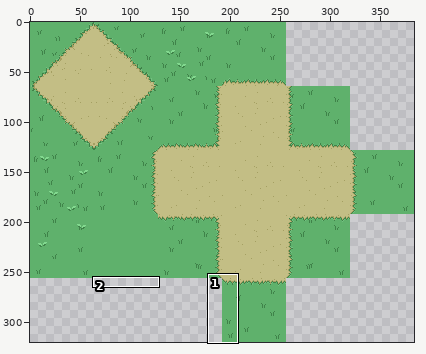
Sprite sheet, stored at XPLink2023project/Assets/Art/Sprites/Path/SpritesheetV2.png. The picture above shows the old version from afar; the outline marks the close-up.
Close-up. First the earlier version:
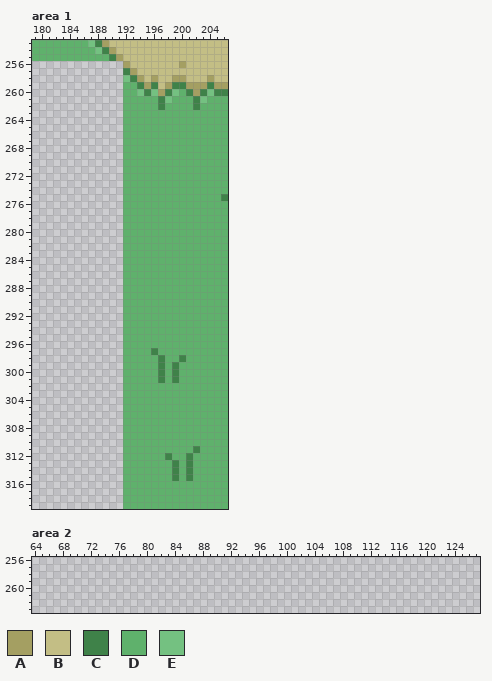
The file is 384x320 pixels. Shown: area 1: x 179..206, y 253..319; area 2: x 64..127, y 256..263. The commit also changed other parts of the picture, which this record leaves out.
Palette (. is transparent): A #a49f62  B #c3be85  C #3f8249  D #5fb16c  E #74c181
Pixels before, area 1, first column x 179:
253 DDDDDDDDECABBBBBBBBBBBBBBBBB
254 DDDDDDDDDECABBBBBBBBBBBBBBBB
255 DDDDDDDDDDDCABBBBBBBBBBBBBBB
256 .............ABBBBBBBABBBBBB
257 .............CABBBBBBBBBBBBB
258 .............ECABABBAABBBABB
259 .............DDCACBACCAAACAA
260 .............DDECEACEDCACECC
261 .............DDDDDCEDDDCEDDD
262 .............DDDDDCDDDDCDDDD
263 .............DDDDDDDDDDDDDDD
264 .............DDDDDDDDDDDDDDD
265 .............DDDDDDDDDDDDDDD
266 .............DDDDDDDDDDDDDDD
267 .............DDDDDDDDDDDDDDD
268 .............DDDDDDDDDDDDDDD
269 .............DDDDDDDDDDDDDDD
270 .............DDDDDDDDDDDDDDD
271 .............DDDDDDDDDDDDDDD
272 .............DDDDDDDDDDDDDDD
273 .............DDDDDDDDDDDDDDD
274 .............DDDDDDDDDDDDDDD
275 .............DDDDDDDDDDDDDDC
276 .............DDDDDDDDDDDDDDD
277 .............DDDDDDDDDDDDDDD
278 .............DDDDDDDDDDDDDDD
279 .............DDDDDDDDDDDDDDD
280 .............DDDDDDDDDDDDDDD
281 .............DDDDDDDDDDDDDDD
282 .............DDDDDDDDDDDDDDD
283 .............DDDDDDDDDDDDDDD
284 .............DDDDDDDDDDDDDDD
285 .............DDDDDDDDDDDDDDD
286 .............DDDDDDDDDDDDDDD
287 .............DDDDDDDDDDDDDDD
288 .............DDDDDDDDDDDDDDD
289 .............DDDDDDDDDDDDDDD
290 .............DDDDDDDDDDDDDDD
291 .............DDDDDDDDDDDDDDD
292 .............DDDDDDDDDDDDDDD
293 .............DDDDDDDDDDDDDDD
294 .............DDDDDDDDDDDDDDD
295 .............DDDDDDDDDDDDDDD
296 .............DDDDDDDDDDDDDDD
297 .............DDDDCDDDDDDDDDD
298 .............DDDDDCDDCDDDDDD
299 .............DDDDDCDCDDDDDDD
300 .............DDDDDCDCDDDDDDD
301 .............DDDDDCDCDDDDDDD
302 .............DDDDDDDDDDDDDDD
303 .............DDDDDDDDDDDDDDD
304 .............DDDDDDDDDDDDDDD
305 .............DDDDDDDDDDDDDDD
306 .............DDDDDDDDDDDDDDD
307 .............DDDDDDDDDDDDDDD
308 .............DDDDDDDDDDDDDDD
309 .............DDDDDDDDDDDDDDD
310 .............DDDDDDDDDDDDDDD
311 .............DDDDDDDDDDCDDDD
312 .............DDDDDDCDDCDDDDD
313 .............DDDDDDDCDCDDDDD
314 .............DDDDDDDCDCDDDDD
315 .............DDDDDDDCDCDDDDD
316 .............DDDDDDDDDDDDDDD
317 .............DDDDDDDDDDDDDDD
318 .............DDDDDDDDDDDDDDD
319 .............DDDDDDDDDDDDDDD
The result:
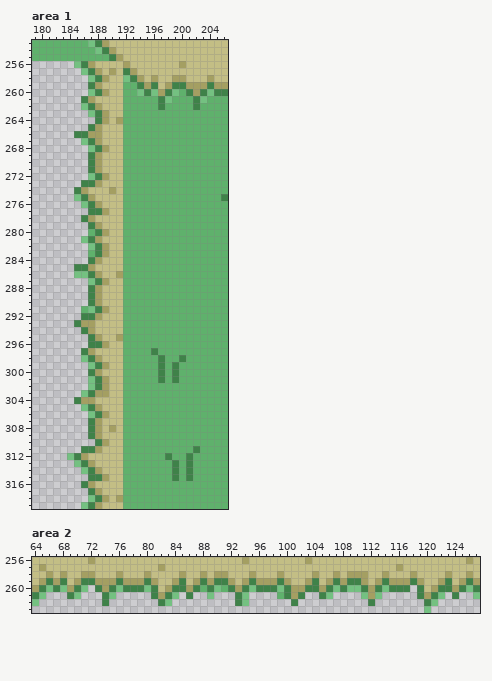
The exact change:
Changed rows in their new state; - is an unchanged pixel.
Area 1:
first column x 184:
256 -ECABBBB
257 --ECABAB
258 ---ECABB
259 ---CABBB
260 ---ECABB
261 --CABBBB
262 --ECABBB
263 ---ECABB
264 ----CABA
265 ---CABBB
266 -CCAABBB
267 --ECABBB
268 ---ECABB
269 ---CABBB
270 ---CABBB
271 ---CABBB
272 ---ECABB
273 --CCABBB
274 -CABBBAB
275 -ECABBBB
276 --ECABBB
277 ---CCABB
278 --CABBBB
279 ---CABBB
280 ---DCABB
281 --ECABBB
282 ---ECABB
283 ---DCABB
284 ---CABBB
285 -CCABBBB
286 -EECABBA
287 ---ECABB
288 ---CABBB
289 ---CABBB
290 ---CABBB
291 --DECABB
292 --CCABBB
293 -CAABBBB
294 --CABBBB
295 ---CABBA
296 ---CCABB
297 --CABBBB
298 --ECABBB
299 ---ECABB
300 ---CABBB
301 ---ECABB
302 ---ECABB
303 --ECAABB
304 -CAABBBB
305 --ECABBB
306 ---ECABB
307 ---CABBB
308 ---CABAB
309 ---CABBB
310 ----CABB
311 --CCABBB
312 ECABBBBB
313 -ECABBBB
314 --ECABBB
315 ---CCABB
316 --CABBBB
317 ---CABBB
318 ---ECABA
319 --ECABBB
Area 2:
first column x 64:
256 BBBBBBBBABBBBBBBBBBBBBBBBBBBBBABBBBBBBBABBBBBBBBBBBBBBBBBBBBBBAB
257 BABBBBBBBBBBBBBBBBABBBBBBBBBBBBBBBBBBBBBBBBBBBBBBBBBABBBBBBBBBBB
258 BBABABBAABBBABBBABBBBABBABAABBBABBBABBBBABBABAAABBABBBABBBBABBAB
259 BACACBACCAAACAAACABBACBACACCABACAAACABBACBACACCABACAAACABBACBACA
260 ACECEACE-CACECCCECBACCACDCEDCACECCCECAACCACECEECACECCC-CBACCACEC
261 CE---CE---CE-----CACE-C--E---CE----DCAC--CE----EAE-----CACE-C--E
262 E---------C-------CE---------CE------C----------C-------CE------
263 --------------------------------------------------------E-------
